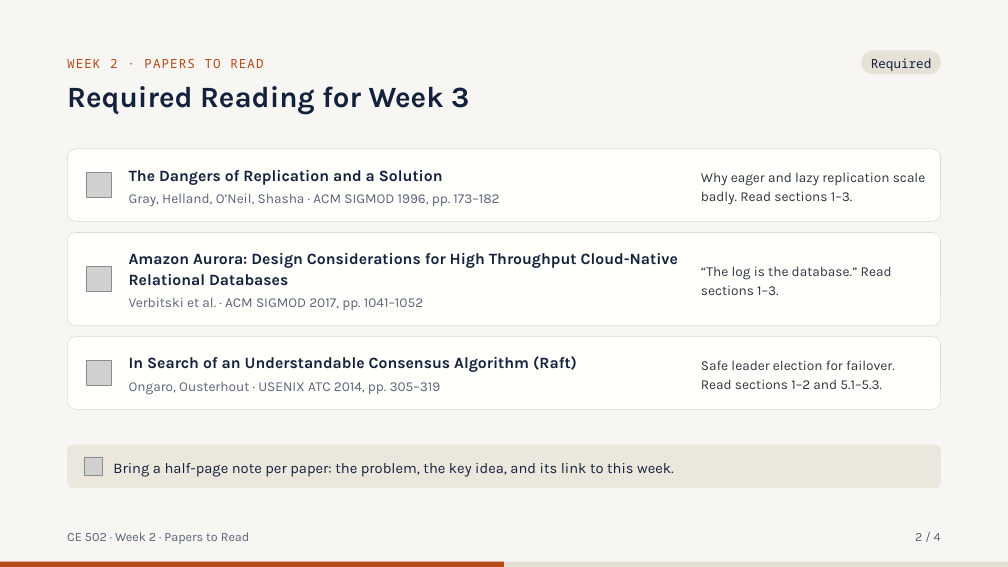
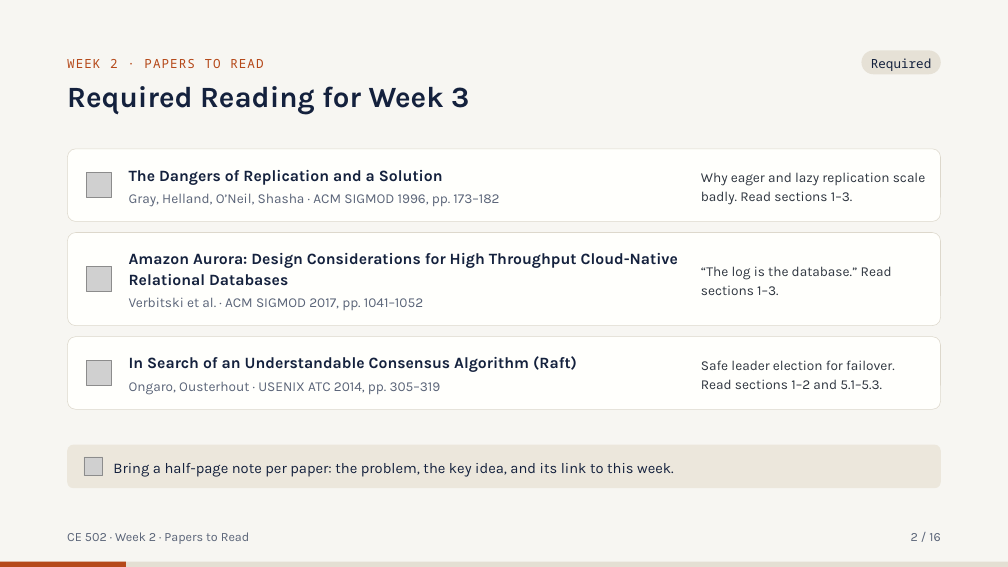
Before and after one commit to afnhsn-ibu/ce502-db, a slide deck: slide 54 of docs/slides/CE502_W02_Backup_Recovery_Replication.pptx. Drawn at 1008x567 pixels with LibreOffice and Linux fonts; fonts in the diff are those of the drawing; grey boxes stand for pictures. Boxes give left, top, right and bottom in pixels: in the first picture for what was removed or moved away, otherwise in the second. Text is boxed around its words. In the diff, an @@ line names an element or a change of style, - is before the commit and + after.

Commit message:
Add reading summaries for all 69 papers; republish weeks 1-5 decks
tools/reading_summaries holds the summary text (w01-w12.json), a checker,
the CE 502-style slide builder and the merge scripts. The weeks 1-5 decks
and PDFs now include two slides per paper in Papers to Read, and the week
and papers pages point to them.

```diff
--- a/docs/slides/CE502_W02_Backup_Recovery_Replication.pptx
+++ b/docs/slides/CE502_W02_Backup_Recovery_Replication.pptx
@@ text at <box>911,533,940,541</box>: text changed @@
-2 / 4
+2 / 16
@@ rectangle: place and size @@
-rectangle at <box>0,562,504,567</box>
+rectangle at <box>0,562,126,567</box>
```
Also in this commit, not shown: 2 other slides changed, 12 slides added, 46 other files.
